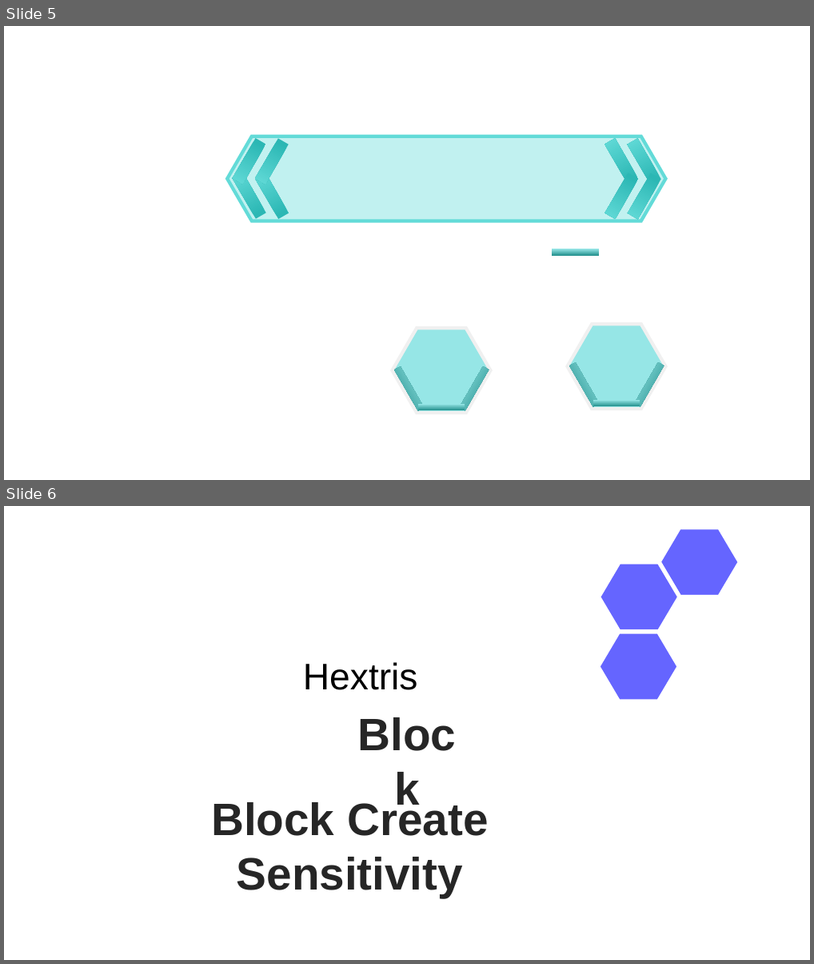
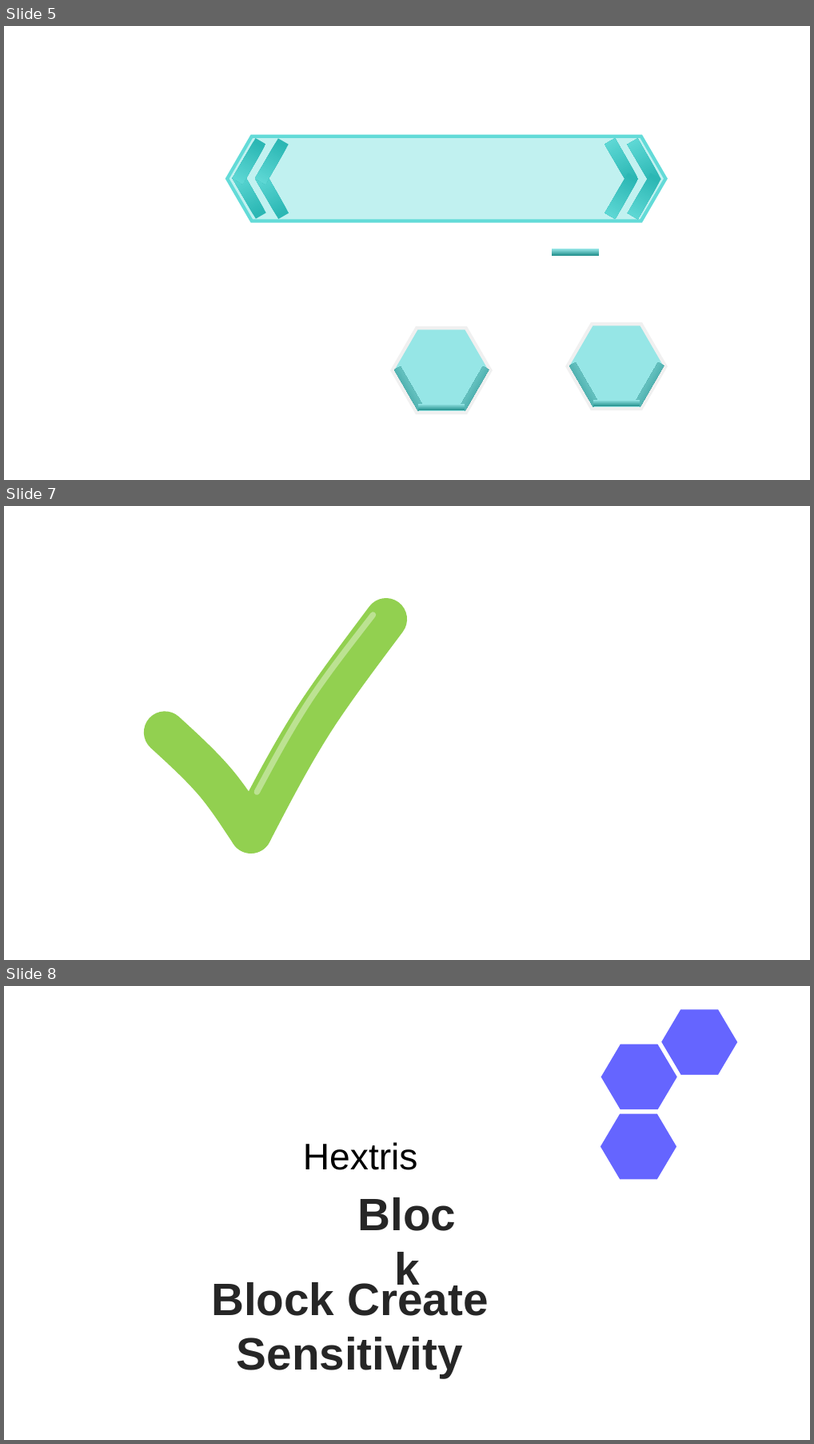
Before and after one commit to SNUGDC/Hextris, a slide deck: Hextris 아트 리소스.pptx. Shown one above the other, each under a label of ours: slides 5 and 6 before the commit, slides 5, 7 and 8 after it; the slides between them are not shown. The pictures are 814x964 and 814x1444 pixels, drawn with LibreOffice and Linux fonts; fonts in the diff are those of the drawing. Boxes give left, top, right and bottom in pixels: in the first picture for what was removed or moved away, otherwise in the second. Text is boxed around its words. In the diff, an @@ line names an element or a change of style, - is before the commit and + after.

```diff
--- a/Hextris 아트 리소스.pptx
+++ b/Hextris 아트 리소스.pptx
@@ slide 7 added at [4,506,810,960], background #FFFFFF @@
@@ freeform shape added at [251,619,386,832], outline #92D050 50 pt @@
@@ freeform shape added at [257,615,373,792], outline #BCE292 7 pt @@
@@ freeform shape added at [165,732,251,832], outline #92D050 50 pt @@
@@ what was slide 6 is now slide 8 @@
```
Also in this commit, not shown: 2 other slides added, 2 other files.
